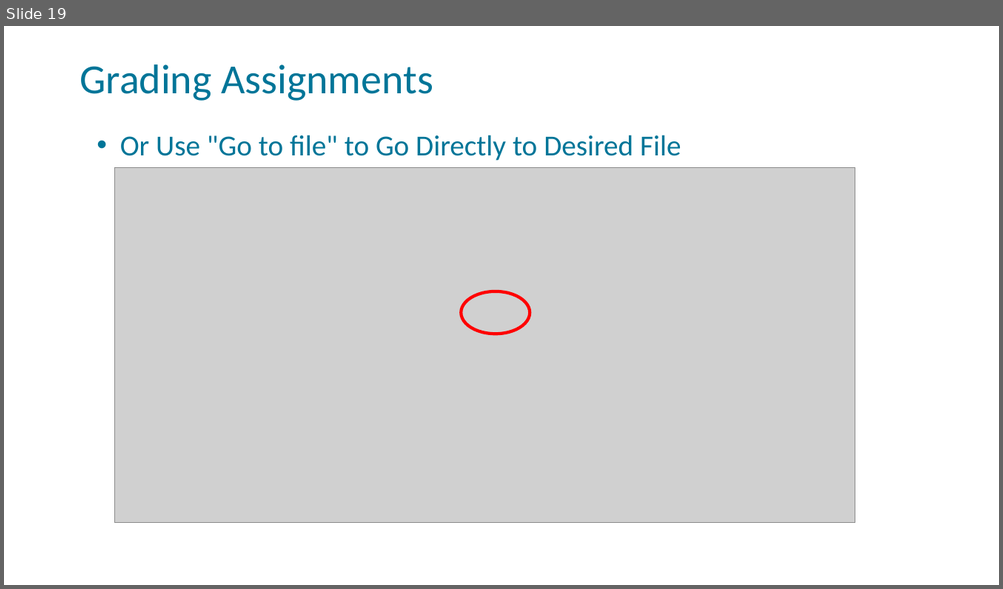
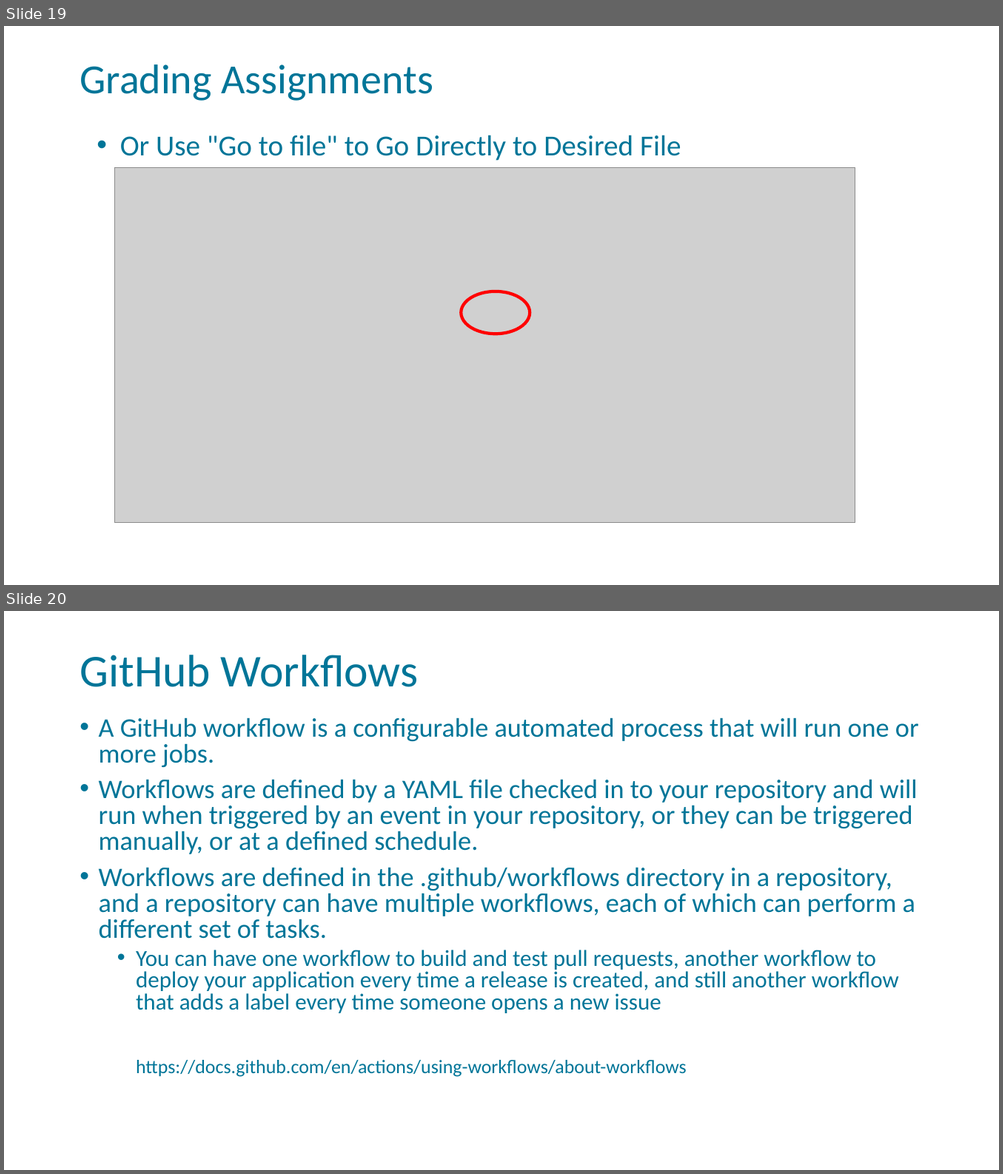
Before and after one commit to FSCJ-FacultyDev/HITEC2023, a slide deck: GitHubClassroom-Instructor.pptx. Shown one above the other, each under a label of ours: slide 19 before the commit, slides 19 and 20 after it. The pictures are 1003x589 and 1003x1174 pixels, drawn with LibreOffice and Linux fonts; fonts in the diff are those of the drawing; grey boxes stand for pictures; background and template pictures are left out. Boxes give left, top, right and bottom in pixels: in the first picture for what was removed or moved away, otherwise in the second. Text is boxed around its words. In the diff, an @@ line names an element or a change of style, - is before the commit and + after.

```diff
--- a/GitHubClassroom-Instructor.pptx
+++ b/GitHubClassroom-Instructor.pptx
@@ slide 20 added at box(4, 611, 999, 1170), background picture (left out); not listed: 1 template element that a slide beside it also shows @@
@@ title added at box(79, 655, 418, 687), 44 pt, text #007598 @@
+GitHub Workflows
@@ text added at box(99, 718, 919, 1077), 25.9 pt, text #007598 @@
+• A GitHub workflow is a configurable automated process that will run one or more jobs.
+• Workflows are defined by a YAML file checked in to your repository and will run when triggered by an event in your repository, or they can be triggered manually, or at a defined schedule.
+• Workflows are defined in the .github/workflows directory in a repository, and a repository can have multiple workflows, each of which can perform a different set of tasks.
+  • You can have one workflow to build and test pull requests, another workflow to deploy your application every time a release is created, and still another workflow that adds a label every time someone opens a new issue
+    https://docs.github.com/en/actions/using-workflows/about-workflows
```
Also in this commit, not shown: 2 slides changed, 15 other slides added.
